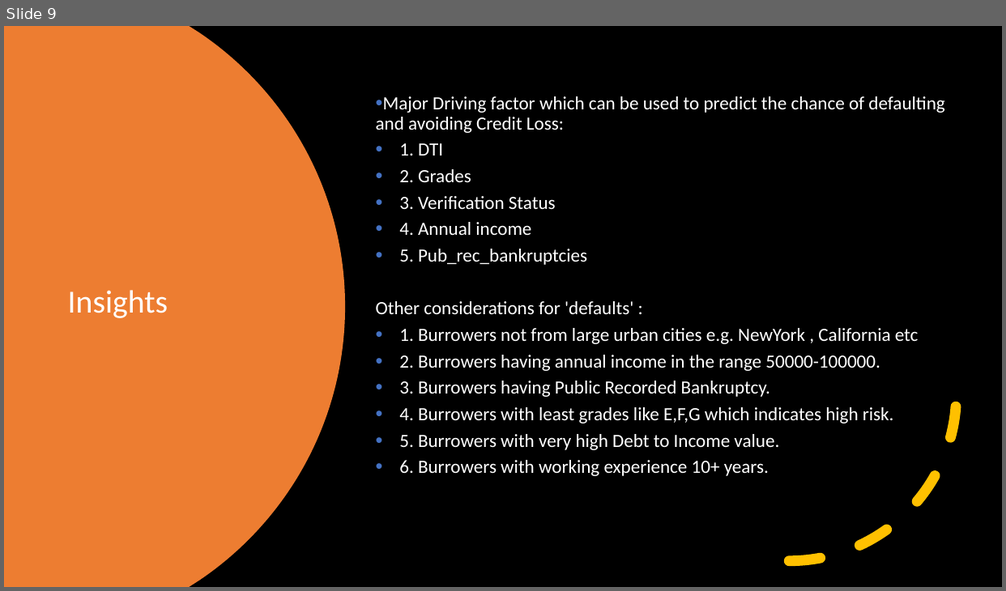
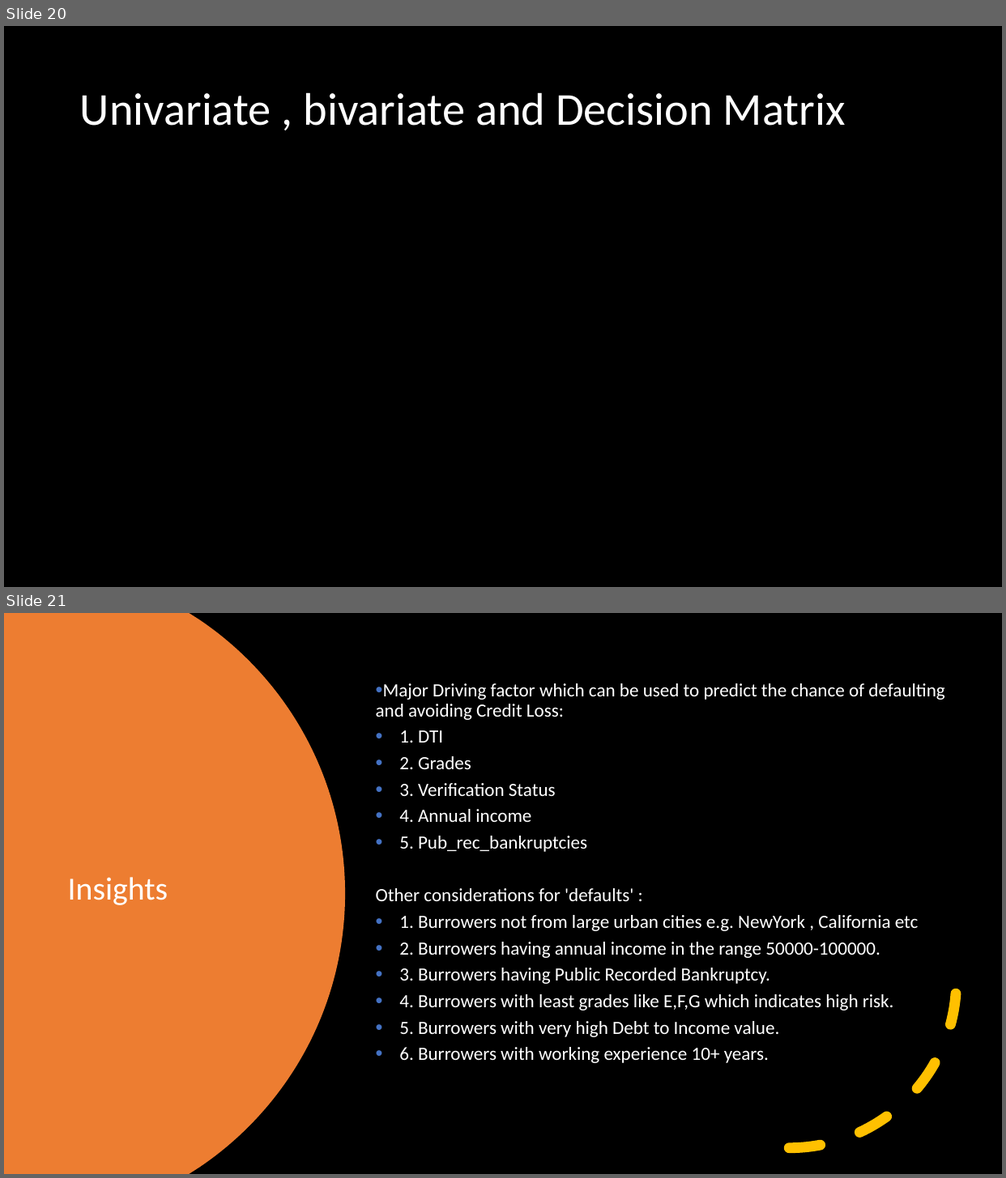
Before and after one commit to bineeshpc/case_study_01, a slide deck: UpGrad Case Study LendingClub.pptx. Shown one above the other, each under a label of ours: slide 9 before the commit, slides 20 and 21 after it. The pictures are 1006x591 and 1006x1178 pixels, drawn with LibreOffice and Linux fonts; fonts in the diff are those of the drawing. Boxes give left, top, right and bottom in pixels: in the first picture for what was removed or moved away, otherwise in the second. Text is boxed around its words. In the diff, an @@ line names an element or a change of style, - is before the commit and + after.

```diff
--- a/UpGrad Case Study LendingClub.pptx
+++ b/UpGrad Case Study LendingClub.pptx
@@ slide 20 added at box(4, 26, 1002, 587), background #000000 @@
@@ title added at box(80, 92, 846, 126), 44 pt, text #FFFFFF @@
+Univariate , bivariate and Decision Matrix
@@ what was slide 9 is now slide 21 @@
```
Also in this commit, not shown: 12 other slides added, 1 slide removed.
